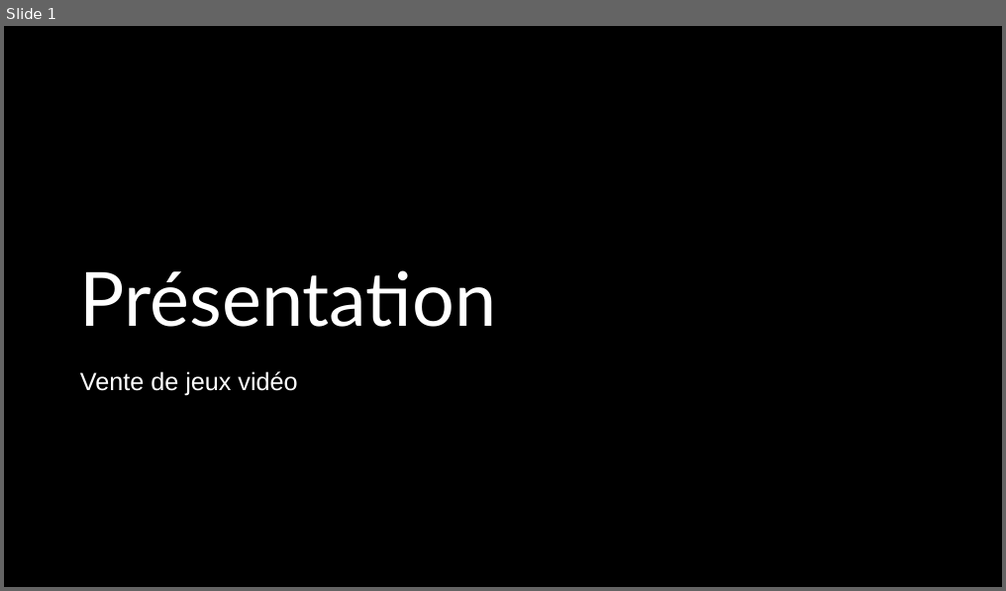
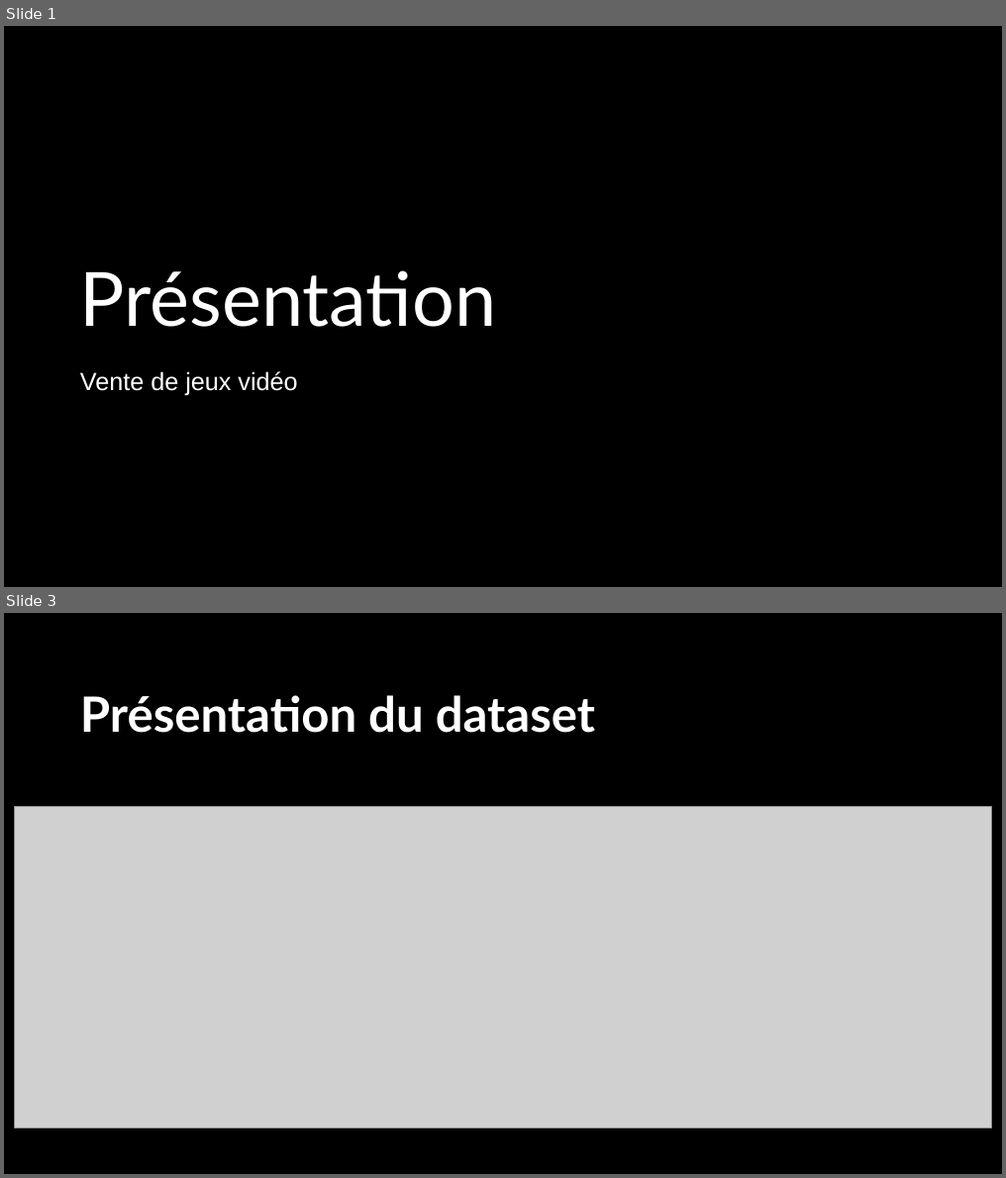
Before and after one commit to barlax91/Presentation-dataset, a slide deck: salesvg.pptx. Shown one above the other, each under a label of ours: slide 1 before the commit, slides 1 and 3 after it; the slides between them are not shown. The pictures are 1006x591 and 1006x1178 pixels, drawn with LibreOffice and Linux fonts; fonts in the diff are those of the drawing; grey boxes stand for pictures; background and template pictures are left out; a plain dark background stands for a picture behind light text. Boxes give left, top, right and bottom in pixels: in the first picture for what was removed or moved away, otherwise in the second. Text is boxed around its words. In the diff, an @@ line names an element or a change of style, - is before the commit and + after.

```diff
--- a/salesvg.pptx
+++ b/salesvg.pptx
@@ slide 3 added at [4, 613, 1002, 1174], background picture (left out) @@
@@ rectangle added at [4, 613, 1002, 1174], fill #000000 @@
@@ title added at [80, 695, 595, 733], 46.8 pt, text #FFFFFF, bold @@
+Présentation du dataset
@@ picture added at [14, 806, 991, 1128] @@
```
Also in this commit, not shown: 1 slide changed, 6 other slides added, 1 slide removed, 2 other files.
